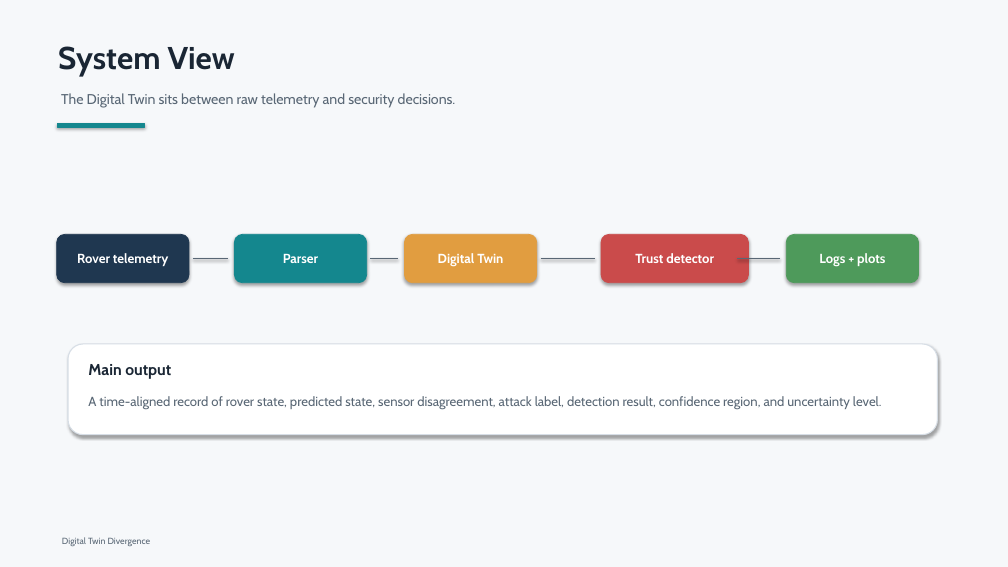
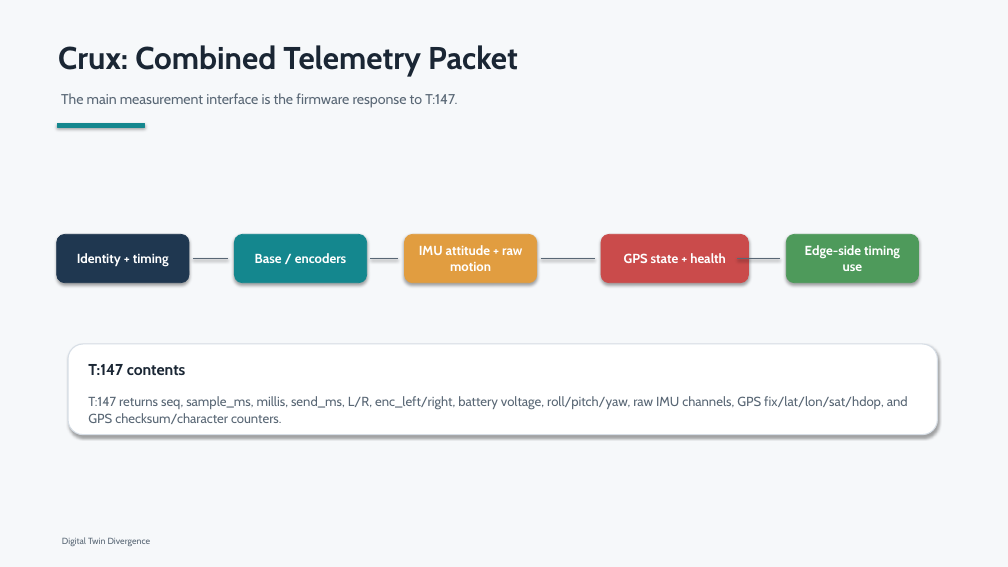
Before and after one commit to CEISCA-VT/DigitalTwinDivergence, a slide deck: slide 2 of presentations/Digital_Twin_Divergence_Advisor_Overview.pptx (slide 4 before the commit). Drawn at 1008x567 pixels with LibreOffice and Linux fonts; fonts in the diff are those of the drawing. Boxes give left, top, right and bottom in pixels: in the first picture for what was removed or moved away, otherwise in the second. Text is boxed around its words. In the diff, an @@ line names an element or a change of style, - is before the commit and + after.

```diff
--- a/presentations/Digital_Twin_Divergence_Advisor_Overview.pptx
+++ b/presentations/Digital_Twin_Divergence_Advisor_Overview.pptx
@@ text at box(58, 45, 518, 76): text changed @@
-System View
+Crux: Combined Telemetry Packet
@@ text at box(61, 93, 457, 108): text changed @@
-The Digital Twin sits between raw telemetry and security decisions.
+The main measurement interface is the firmware response to T:147.
@@ text in rounded rectangle at box(77, 253, 169, 267): text changed @@
-Rover telemetry
+Identity + timing
@@ text in rounded rectangle at box(255, 253, 346, 263): text changed @@
-Parser
+Base / encoders
@@ text in rounded rectangle at box(419, 245, 522, 271): text changed @@
-Digital Twin
+IMU attitude + raw motion
@@ text in rounded rectangle at box(624, 253, 726, 263): text changed @@
-Trust detector
+GPS state + health
@@ text in rounded rectangle at box(805, 245, 900, 271): text changed @@
-Logs + plots
+Edge-side timing use
@@ text at box(88, 364, 186, 375): text changed @@
-Main output
+T:147 contents
@@ text at box(88, 396, 908, 424): text changed @@
-A time-aligned record of rover state, predicted state, sensor disagreement, attack label, detection result, confidence region, and uncertainty level.
+T:147 returns seq, sample_ms, millis, send_ms, L/R, enc_left/right, battery voltage, roll/pitch/yaw, raw IMU channels, GPS fix/lat/lon/sat/hdop, and GPS checksum/character counters.
```
Also in this commit, not shown: 5 other slides changed, 10 slides removed, 16 other files.
